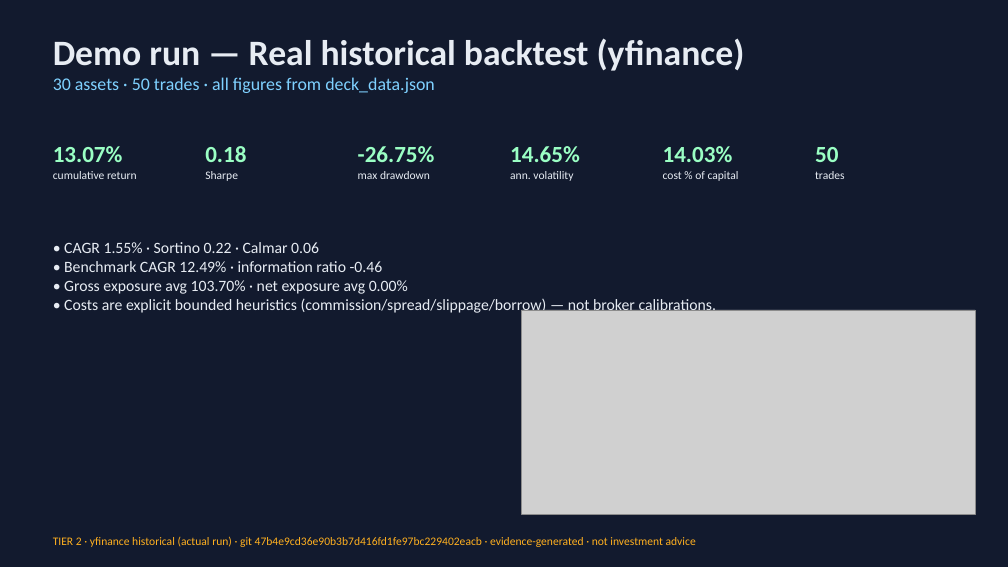
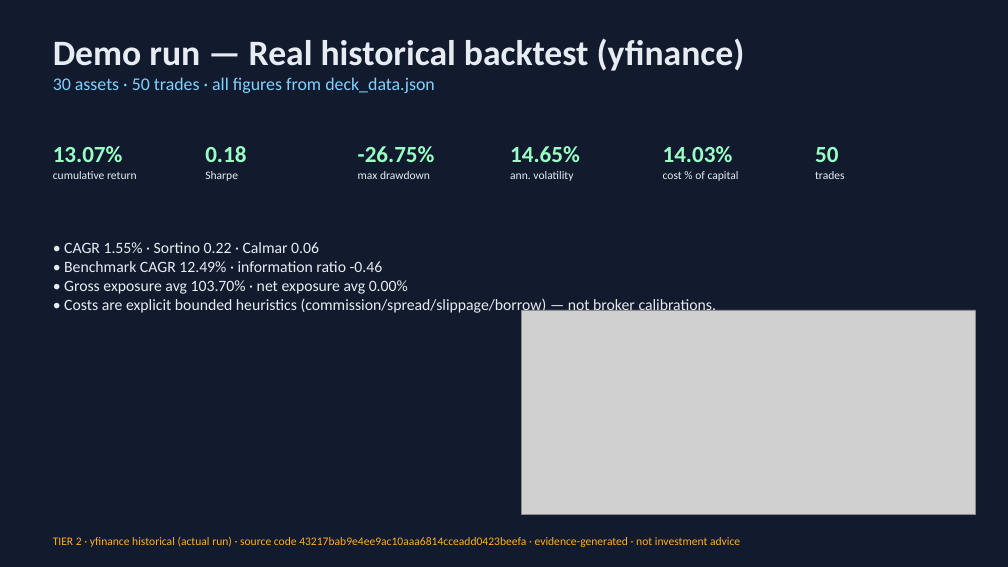
Before and after one commit to Scott-Switzer/market-fuzzer, a slide deck: slide 4 of app/static/pitch-deck/fenrix_deck.pptx. Drawn at 1008x567 pixels with LibreOffice and Linux fonts; fonts in the diff are those of the drawing; grey boxes stand for pictures. Boxes give left, top, right and bottom in pixels: in the first picture for what was removed or moved away, otherwise in the second. Text is boxed around its words. In the diff, an @@ line names an element or a change of style, - is before the commit and + after.

```diff
--- a/app/static/pitch-deck/fenrix_deck.pptx
+++ b/app/static/pitch-deck/fenrix_deck.pptx
@@ text at box(53, 536, 740, 547): text changed @@
-TIER 2 · yfinance historical (actual run) · git 47b4e9cd36e90b3b7d416fd1fe97bc229402eacb · evidence-generated · not investment advice
+TIER 2 · yfinance historical (actual run) · source code 43217bab9e4ee9ac10aaa6814cceadd0423beefa · evidence-generated · not investment advice
```
Also in this commit, not shown: 4 other slides changed, 9 other files.
